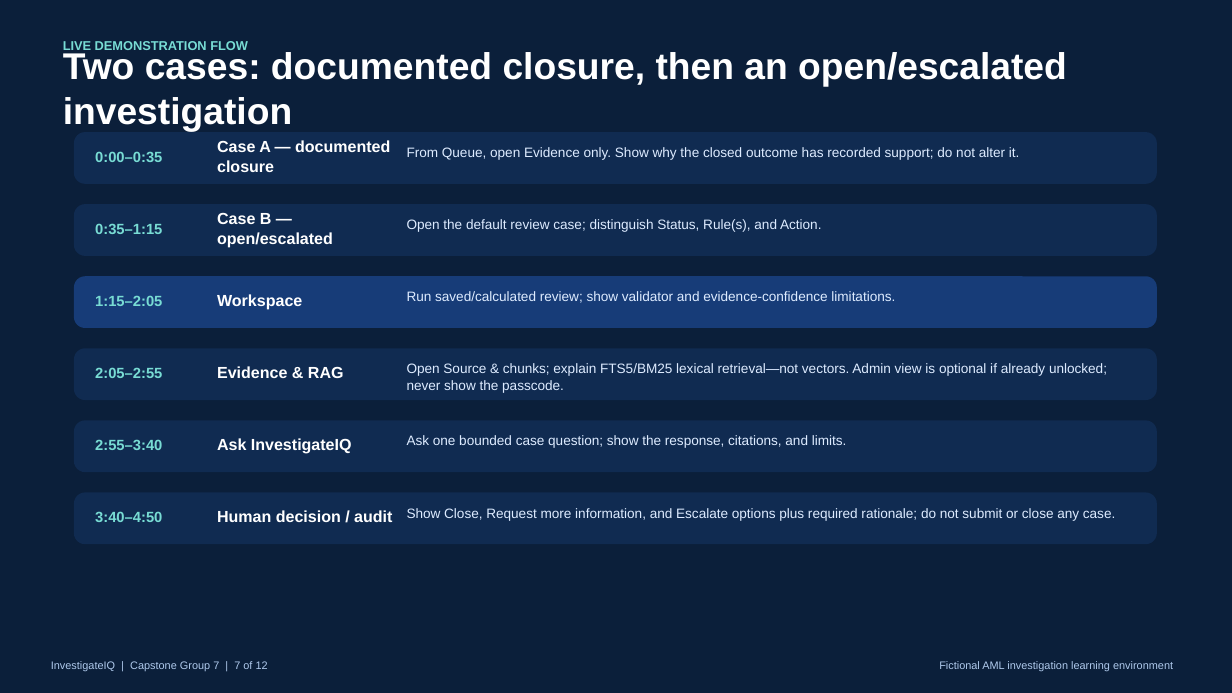
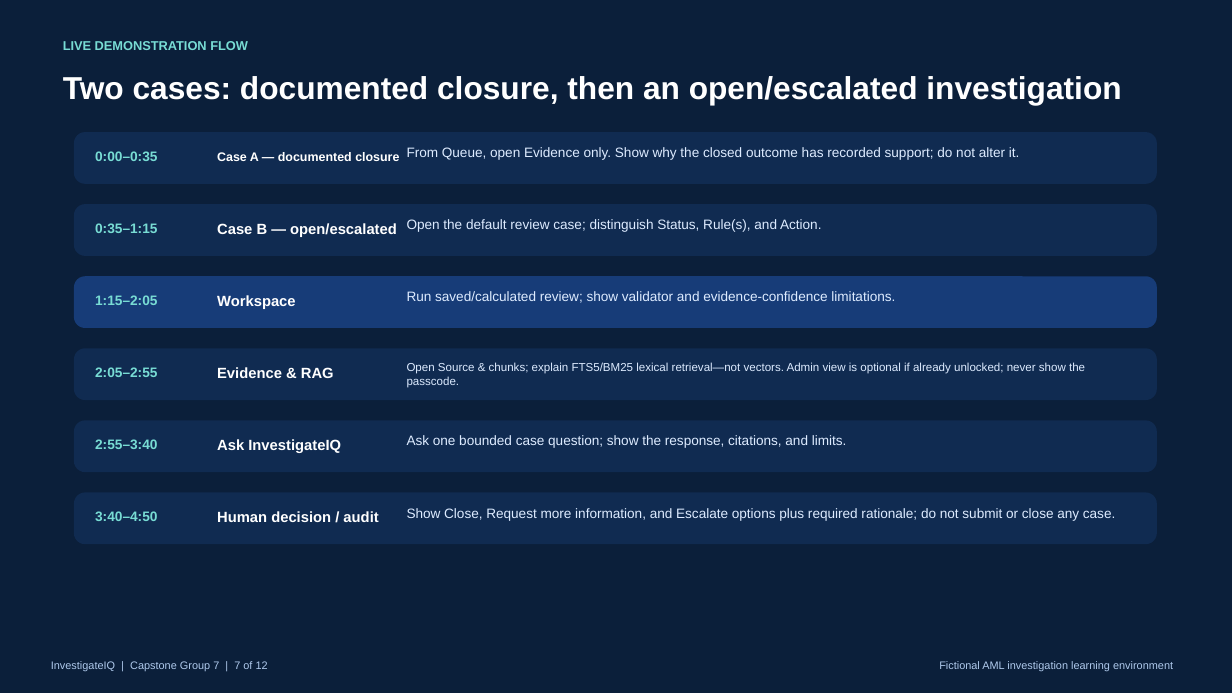
Before and after one commit to swetadminc/CapstoneProject, a slide deck: slide 7 of Product Docs/Submission/InvestigateIQ_Product_Presentation.pptx. Drawn at 1232x693 pixels with LibreOffice and Linux fonts; fonts in the diff are those of the drawing. Boxes give left, top, right and bottom in pixels: in the first picture for what was removed or moved away, otherwise in the second. Text is boxed around its words. In the diff, an @@ line names an element or a change of style, - is before the commit and + after.

```diff
--- a/Product Docs/Submission/InvestigateIQ_Product_Presentation.pptx
+++ b/Product Docs/Submission/InvestigateIQ_Product_Presentation.pptx
@@ text "Two cases: documented closure, then ..." at (63,76,1121,105): size 29 to 24.6 pt @@
@@ text "Case A — documented closure" at (217,152,399,161): size 12.5 to 9.7 pt @@
@@ text "Open Source & chunks; explain ..." at (407,362,1085,388): size 10.6 to 9 pt @@
@@ size 11.5 to 10.6 pt in 6 elements at (95,151,157,161), (95,223,157,233), (95,295,157,305), (95,367,157,377), (95,439,157,449), (95,511,157,521) @@
@@ size 12.5 to 11.6 pt in 5 elements at (217,223,397,237), (217,295,296,309), (217,367,334,378), (217,439,341,453), (217,511,378,522) @@
```
Also in this commit, not shown: 10 other slides changed, 4 other files.
